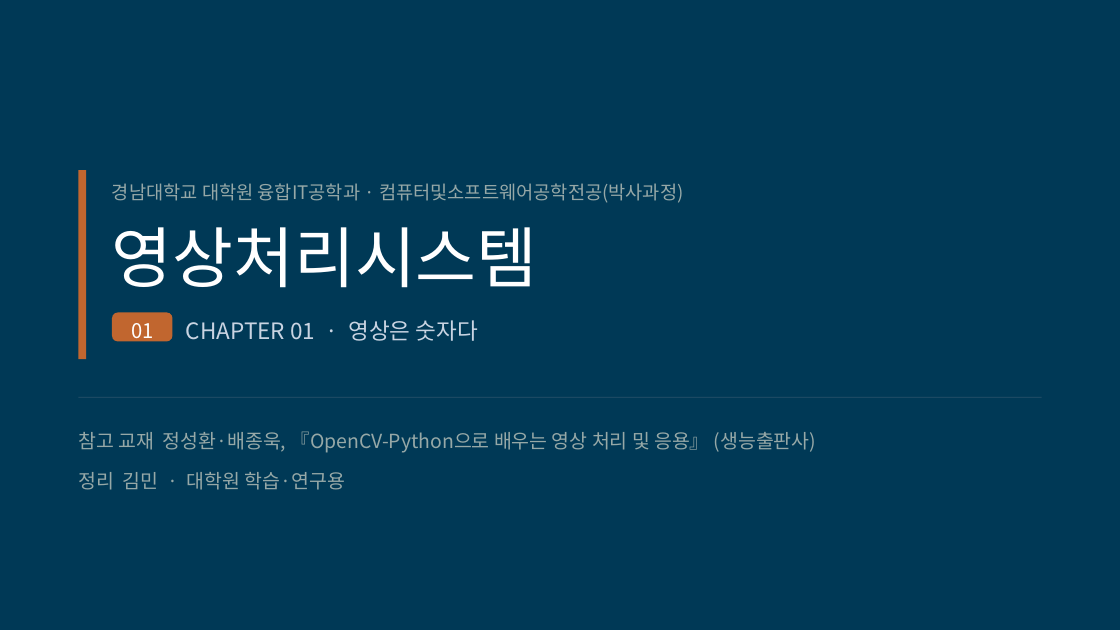
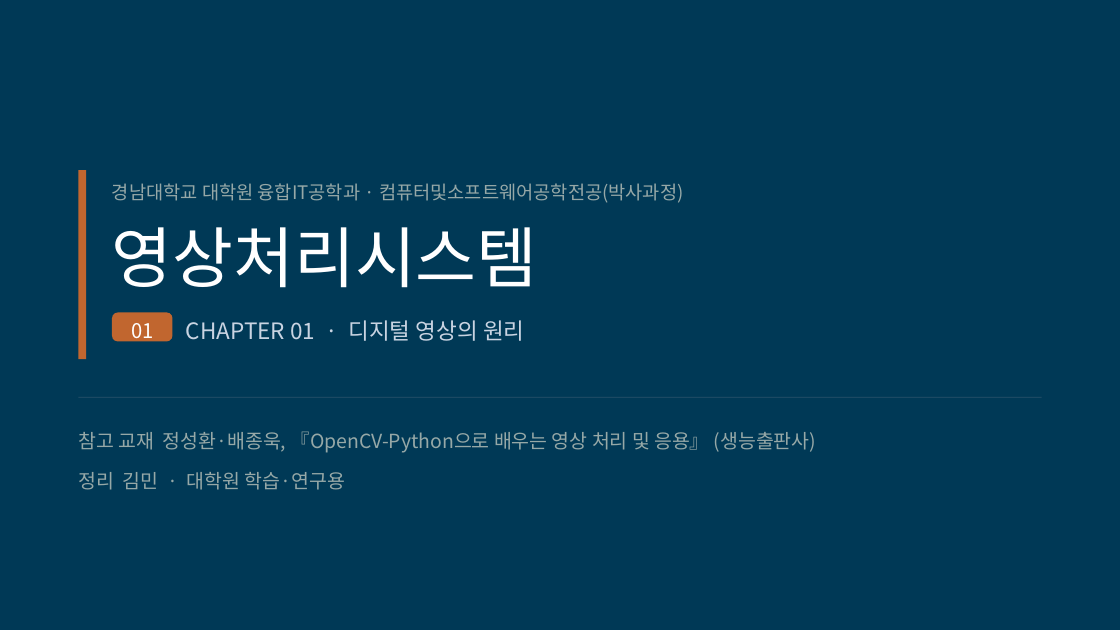
Before and after one commit to kkiimmiinn/cs-study-lab, a slide deck: slide 1 of ips/영상처리시스템_CH01.pptx. Drawn at 1120x630 pixels with LibreOffice and Linux fonts; fonts in the diff are those of the drawing. Boxes give left, top, right and bottom in pixels: in the first picture for what was removed or moved away, otherwise in the second. Text is boxed around its words. In the diff, an @@ line names an element or a change of style, - is before the commit and + after.

```diff
--- a/ips/영상처리시스템_CH01.pptx
+++ b/ips/영상처리시스템_CH01.pptx
@@ text at (186, 320, 524, 341): text changed @@
-CHAPTER 01 · 영상은 숫자다
+CHAPTER 01 · 디지털 영상의 원리
```
Also in this commit, not shown: 14 other slides changed, 50 other files.
